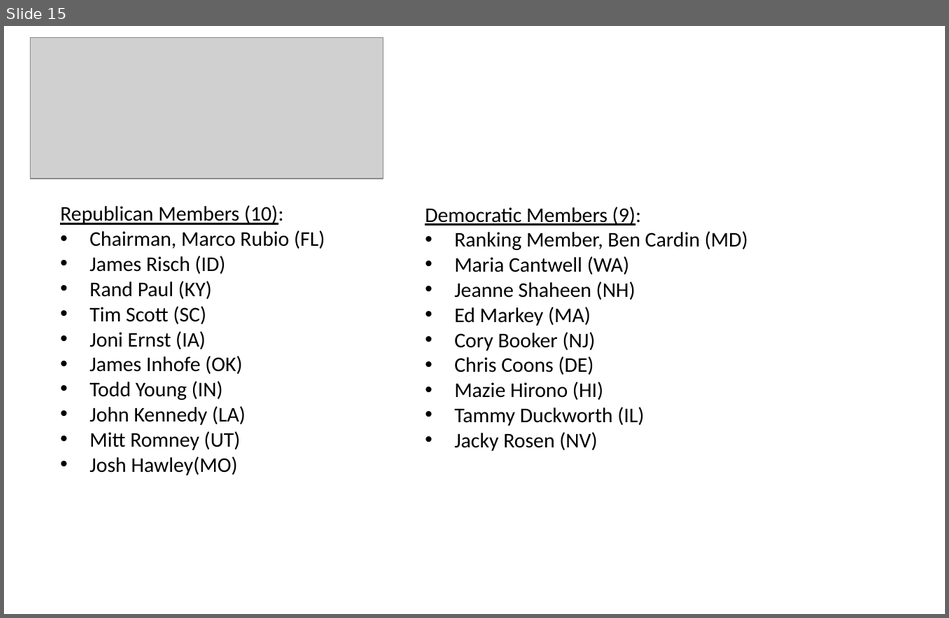
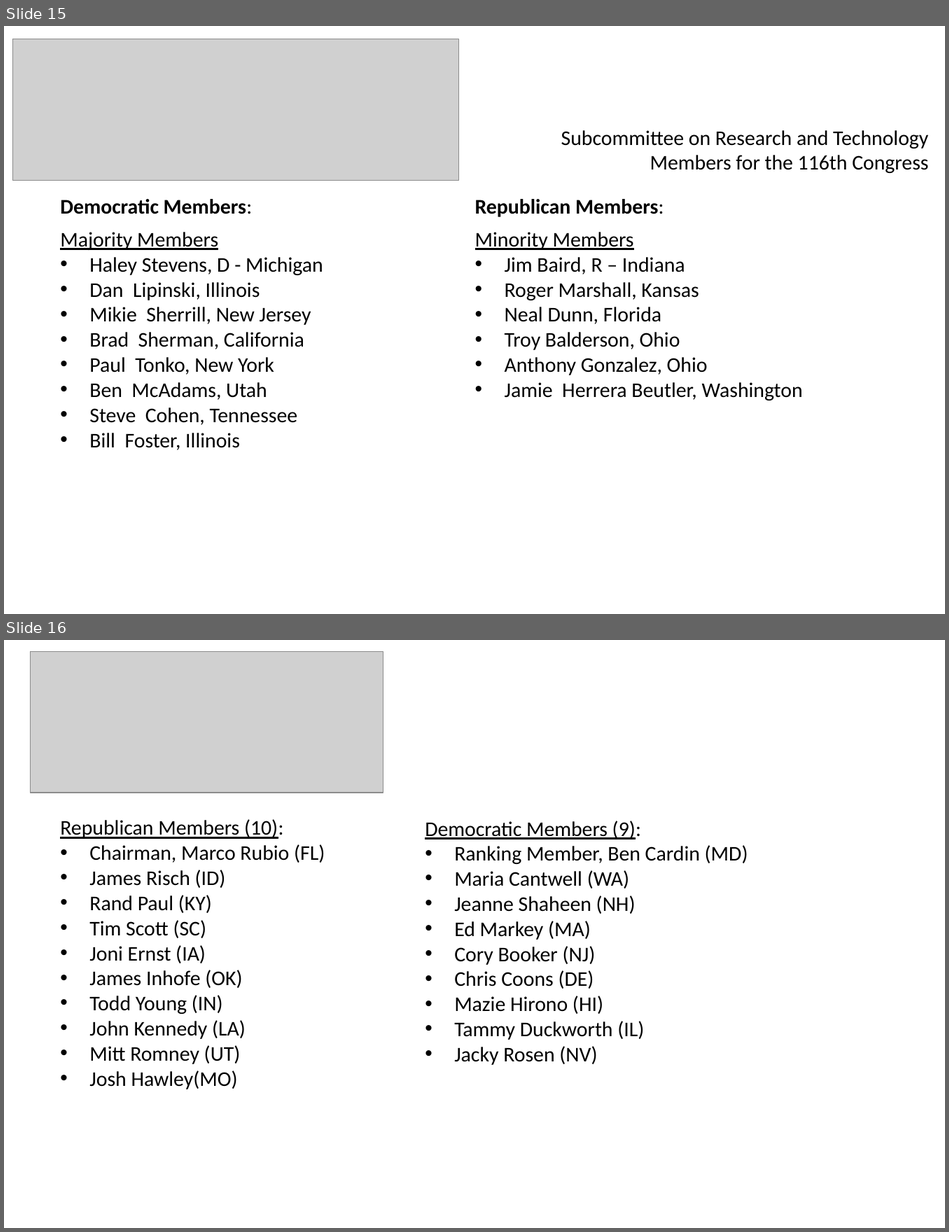
Before and after one commit to SLU-Courses-Townes/POLS6310, a slide deck: FinalProject/Docs/Townes_POLS6310_2019_Spring_FinalProject_Presentation_v00.pptx. Shown one above the other, each under a label of ours: slide 15 before the commit, slides 15 and 16 after it. The pictures are 949x618 and 949x1232 pixels, drawn with LibreOffice and Linux fonts; fonts in the diff are those of the drawing; grey boxes stand for pictures. Boxes give left, top, right and bottom in pixels: in the first picture for what was removed or moved away, otherwise in the second. Text is boxed around its words. In the diff, an @@ line names an element or a change of style, - is before the commit and + after.

```diff
--- a/FinalProject/Docs/Townes_POLS6310_2019_Spring_FinalProject_Presentation_v00.pptx
+++ b/FinalProject/Docs/Townes_POLS6310_2019_Spring_FinalProject_Presentation_v00.pptx
@@ slide 15 added at [4, 26, 945, 614], background #FFFFFF @@
@@ picture added at [12, 39, 458, 180] @@
@@ text added at [561, 130, 928, 173], 16 pt, text #000000 @@
+Subcommittee on Research and Technology
+Members for the 116th Congress
@@ text added at [60, 199, 323, 450], 16 pt, text #000000 @@
+Democratic Members:
+Majority Members
+• Haley Stevens, D - Michigan
+• Dan Lipinski, Illinois
+• Mikie Sherrill, New Jersey
+• Brad Sherman, California
+• Paul Tonko, New York
+• Ben McAdams, Utah
+• Steve Cohen, Tennessee
+• Bill Foster, Illinois
@@ text added at [475, 199, 803, 400], 16 pt, text #000000 @@
+Republican Members:
+Minority Members
+• Jim Baird, R – Indiana
+• Roger Marshall, Kansas
+• Neal Dunn, Florida
+• Troy Balderson, Ohio
+• Anthony Gonzalez, Ohio
+• Jamie Herrera Beutler, Washington
@@ what was slide 15 is now slide 16 @@
```
Also in this commit, not shown: 3 slides changed, 2 other slides added, 1 slide removed, 4 other files.
